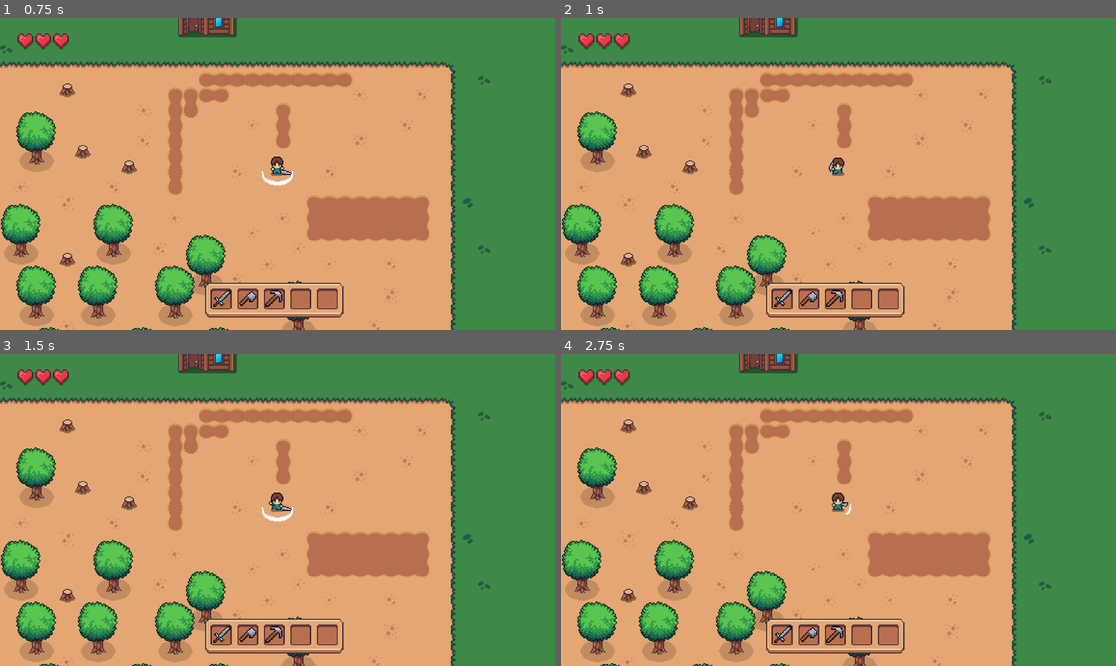
Above: before the commit, frames 1-4 (two rows, left to right).
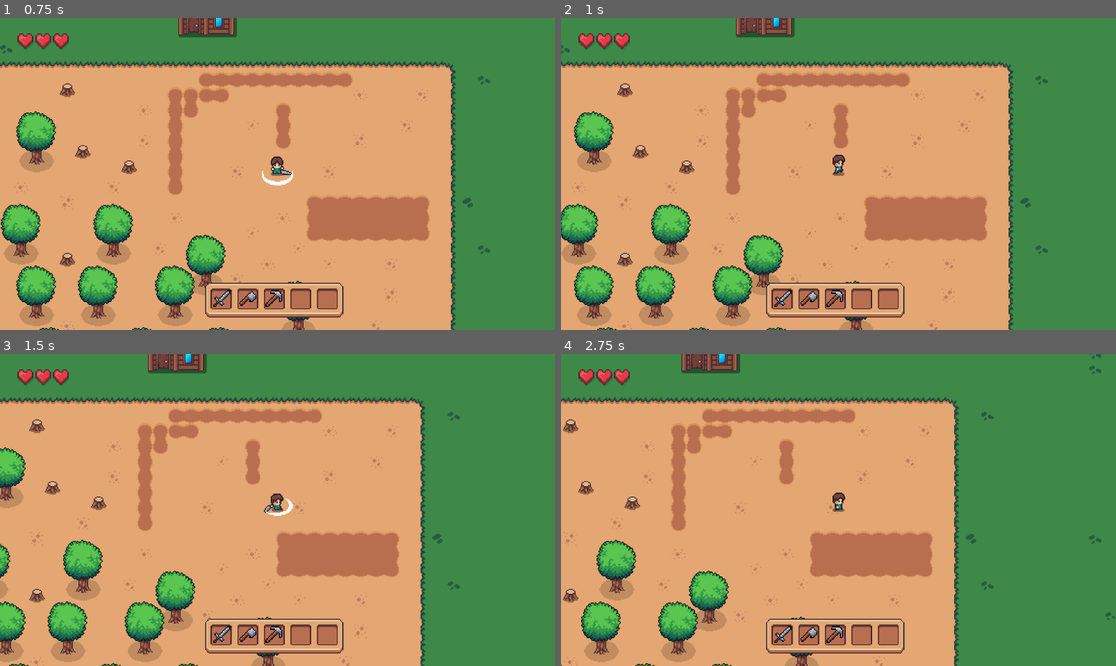
Above: after the commit, the same moments.

Repository: YvanBrito/FarmDefense
Game: Godot game, scene res://scenes/firstLvl.tscn
Two runs of this game, one before a commit and one after it. Both use one fixed random seed, a clock stepped at 60 frames per second and the inputs below.
Inputs (mouse positions are in pixels of both pictures, inside the frame that each line leads up to):
- Up to frame 1 (0.75 s): tap Enter at 0.5 s; move the mouse to (399, 158) at 0.52 s; press the mouse at (399, 158) at 0.53 s; hold D (ui_right) from 0.53 s (still down)
- Up to frame 2 (1 s): keep holding D (ui_right)
- Up to frame 3 (1.5 s): release D (ui_right) at 1.25 s; release the mouse at (399, 494) at 1.25 s; drag from (166, 525) to (277, 500) at 1.27 s
- Up to frame 4 (2.75 s): tap Space at 2 s; move the mouse to (894, 441) at 2.02 s; press the mouse at (894, 441) at 2.03 s; hold D (ui_right) from 2.03 s (still down)

Frame 1 is identical in both runs. In frame 2, 9.2% of the frame differs, in the area x 0-89%, y 0-100%; in frame 3, 25%; in frame 4, 29%, in the area x 0-100%, y 0-100%.

Commit message:
clicking in UI does not affect player attack

Diff:
--- a/scenes/firstLvl.tscn
+++ b/scenes/firstLvl.tscn
@@ -204,6 +204,8 @@
 limit_right = 1040
 limit_bottom = 657
 
+[node name="RayCast2D" type="RayCast2D" parent="Player/Camera2D"]
+
 [node name="AudioListener2D" type="AudioListener2D" parent="Player"]
 current = true
 
--- a/scripts/UI/slot_item.gd
+++ b/scripts/UI/slot_item.gd
@@ -48,11 +48,11 @@
 func _on_mouse_exited() -> void:
 	color_rect.visible = false
 
-func _get_drag_data(at_position:Vector2)->Variant:
+func _get_drag_data(_at_position:Vector2)->Variant:
 	var preview_texture := TextureRect.new()
 
 	preview_texture.texture = item_sprite.texture
-	preview_texture.expand_mode = 1
+	preview_texture.expand_mode = TextureRect.EXPAND_IGNORE_SIZE
 	preview_texture.size = Vector2(49, 49)
 
 	var preview := Control.new()
@@ -62,10 +62,10 @@
 
 	return self
 
-func _can_drop_data(at_position:Vector2, data:Variant)->bool:
+func _can_drop_data(_at_position:Vector2, data:Variant)->bool:
 	return data is Slot
 
-func _drop_data(at_position:Vector2, data:Variant)->void:
+func _drop_data(_at_position:Vector2, data:Variant)->void:
 	if item_details == {}:
 		item_details = data.item_details
 		InventorySingleton.backpack_itens[slot_index] = InventorySingleton.backpack_itens[data.slot_index]
--- a/scripts/player.gd
+++ b/scripts/player.gd
@@ -9,6 +9,9 @@
 
 @onready var animated_sprite_2d: AnimatedSprite2D = $AnimatedSprite2D
 @onready var sword_animated_sprite: AnimatedSprite2D = $SwordAnimatedSprite
+@onready var ray_cast_2d: RayCast2D = $Camera2D/RayCast2D
+@onready var ground: TileMapLayer = $"../TileMapLayer/Ground"
+@onready var in_game_ui: CanvasLayer = $"../InGameUI"
 
 func _set_current_health(new_value: int) -> void:
 	if new_value > maxHealth:
@@ -22,6 +25,10 @@
 func _ready() -> void:
 	InventorySingleton.player = self
 
+func _unhandled_input(event: InputEvent) -> void:
+	if event is InputEventMouseButton and Input.is_action_pressed("action_tool") and Engine.time_scale == 1:
+		isAttacking = true
+
 func _process(_delta: float) -> void:
 	process_inputs()
 	process_anims()
@@ -32,9 +39,6 @@
 func process_inputs() -> void:
 	var horizontal_dir := Input.get_axis("ui_left", "ui_right")
 	var vertical_dir := Input.get_axis("ui_up", "ui_down")
-
-	if Input.is_action_pressed("action_tool"):
-		isAttacking = true
 
 	if isAttacking:
 		velocity = Vector2.ZERO
